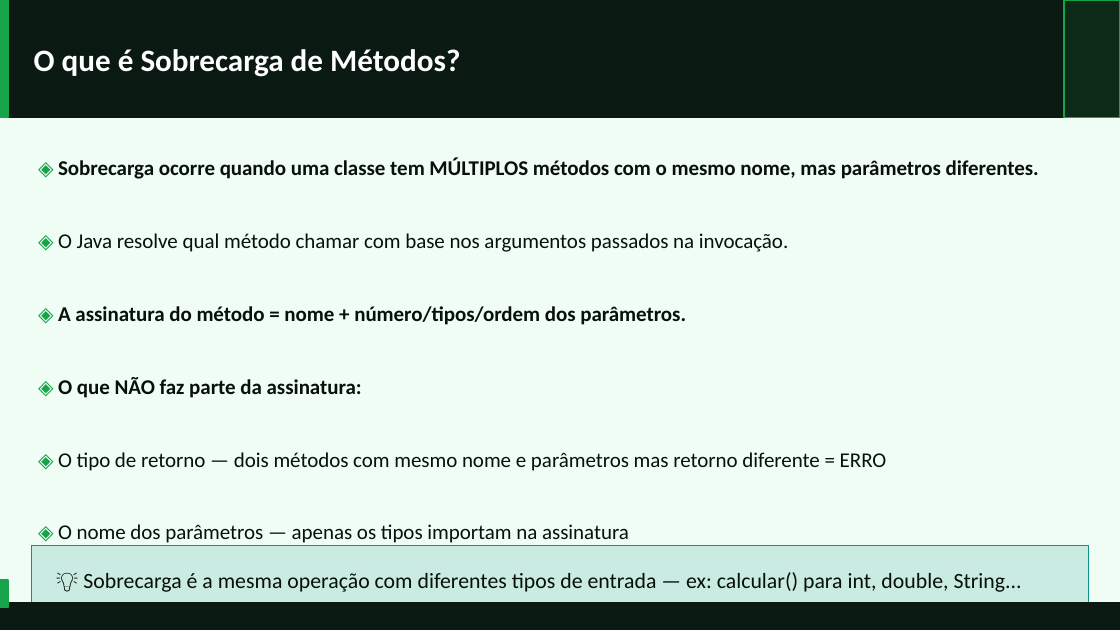
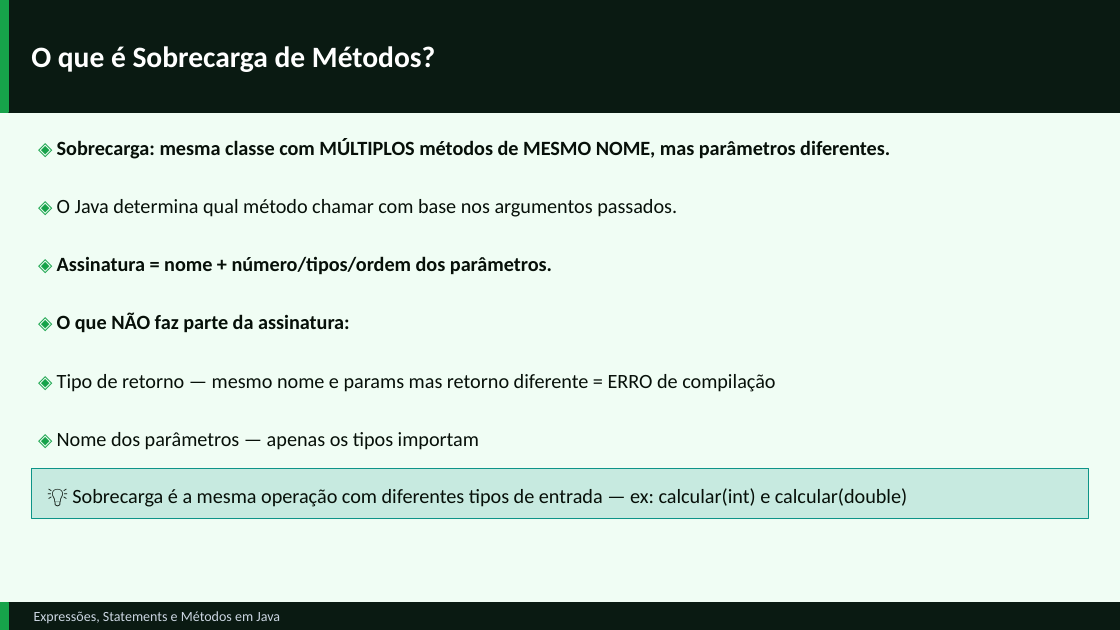
Before and after one commit to GustavoJ-dev/JavaStudiesHub, a slide deck: slide 27 of src/module03/content/Expressoes-Statements-e-Metodos.pptx (slide 20 before the commit). Drawn at 1120x630 pixels with LibreOffice and Linux fonts; fonts in the diff are those of the drawing. Boxes give left, top, right and bottom in pixels: in the first picture for what was removed or moved away, otherwise in the second. Text is boxed around its words. In the diff, an @@ line names an element or a change of style, - is before the commit and + after.

Commit message:
feat: nova funcionalidade no main module10/studentchalleng refac: refatorei para organização sem mudar a lógica

```diff
--- a/src/module03/content/Expressoes-Statements-e-Metodos.pptx
+++ b/src/module03/content/Expressoes-Statements-e-Metodos.pptx
@@ rectangle: place and size @@
-rectangle at box(0, 0, 1120, 118)
+rectangle at box(0, 0, 1120, 112)
@@ rectangle: place and size @@
-rectangle at box(0, 0, 8, 118)
+rectangle at box(0, 0, 8, 112)
@@ text "O que é Sobrecarga de ..." at box(31, 46, 435, 72): size 20 to 19 pt @@
@@ rectangle removed at box(1064, 0, 1120, 118) @@
@@ text at box(57, 138, 890, 159): text changed; size 13.5 to 13 pt @@
-◈ Sobrecarga ocorre quando uma classe tem MÚLTIPLOS métodos com o mesmo nome, mas parâmetros diferentes.
+◈ Sobrecarga: mesma classe com MÚLTIPLOS métodos de MESMO NOME, mas parâmetros diferentes.
@@ text at box(57, 199, 677, 217): text changed; size 13.5 to 13 pt @@
-◈ O Java resolve qual método chamar com base nos argumentos passados na invocação.
+◈ O Java determina qual método chamar com base nos argumentos passados.
@@ text at box(57, 256, 552, 275): text changed; size 13.5 to 13 pt @@
-◈ A assinatura do método = nome + número/tipos/ordem dos parâmetros.
+◈ Assinatura = nome + número/tipos/ordem dos parâmetros.
@@ text "◈ O que NÃO faz ...": place and size @@
-text "◈ O que NÃO faz ..." at box(58, 377, 362, 398)
+text "◈ O que NÃO faz ..." at box(57, 313, 350, 333)
@@ text "◈ O que NÃO faz ..." at box(57, 313, 350, 333): size 13 to 12 pt in "◈"; size 13.5 to 13 pt @@
@@ text at box(57, 374, 775, 392): text changed; size 13.5 to 13 pt @@
-◈ O tipo de retorno — dois métodos com mesmo nome e parâmetros mas retorno diferente = ERRO
+◈ Tipo de retorno — mesmo nome e params mas retorno diferente = ERRO de compilação
@@ text at box(57, 432, 479, 450): text changed; size 13.5 to 13 pt @@
-◈ O nome dos parâmetros — apenas os tipos importam na assinatura
+◈ Nome dos parâmetros — apenas os tipos importam
@@ rectangle: place and size @@
-rectangle at box(31, 545, 1089, 609)
+rectangle at box(31, 468, 1089, 519)
@@ rectangle at box(31, 468, 1089, 519): fill #0D9488 at 17% opacity to #0D9488 at 18% opacity @@
@@ text at box(72, 488, 907, 507): text changed; size 14 to 13 pt @@
-💡 Sobrecarga é a mesma operação com diferentes tipos de entrada — ex: calcular() para int, double, String...
+💡 Sobrecarga é a mesma operação com diferentes tipos de entrada — ex: calcular(int) e calcular(double)
@@ rectangle: place and size @@
-rectangle at box(0, 580, 8, 607)
+rectangle at box(0, 603, 8, 629)
@@ text added at box(34, 611, 280, 623), 9 pt, text #CBD5E1 @@
+Expressões, Statements e Métodos em Java
```
Also in this commit, not shown: 23 other slides changed, 15 slides added, 10 slides removed, 7 other files.
